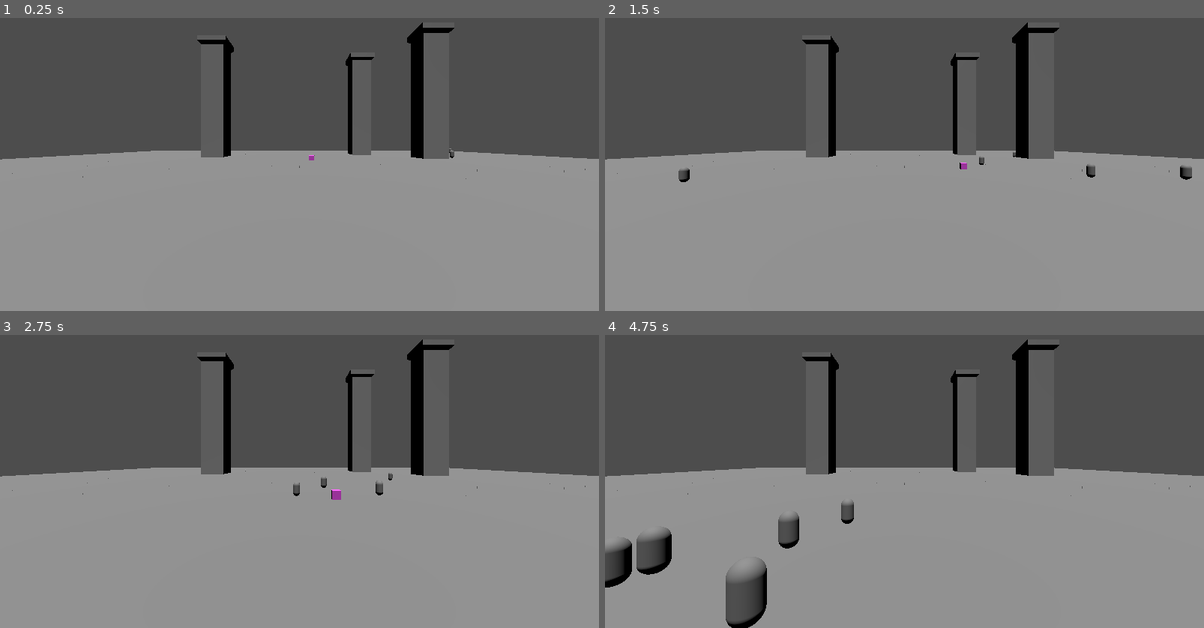
Above: before the commit, frames 1-4 (two rows, left to right).
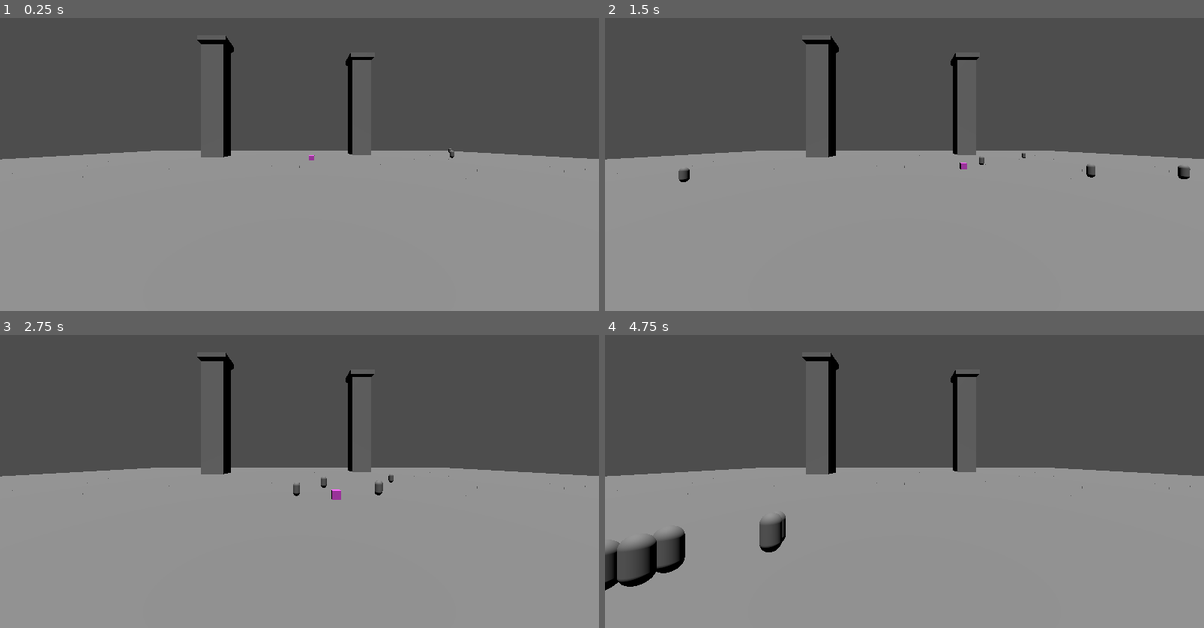
Above: after the commit, the same moments.

Repository: Tchetchouille/GMTK2024
Game: Godot game, scene res://scenes/JoelScene/JoelTestMain.tscn
Two runs of this game, one before a commit and one after it. Both use one fixed random seed, a clock stepped at 60 frames per second and the inputs below.
Inputs (mouse positions are in pixels of both pictures, inside the frame that each line leads up to):
- Up to frame 1 (0.25 s): no input
- Up to frame 2 (1.5 s): move the mouse to (1036, 126) at 0.52 s; hold D (move_right) 0.53-1.28 s; click (1036, 126) at 0.6 s; move the mouse to (784, 158) at 1.27 s; hold S (move_back) from 1.28 s (still down); click (784, 158) at 1.35 s
- Up to frame 3 (2.75 s): move the mouse to (359, 384) at 2.02 s; release S (move_back) at 2.03 s; hold D (move_right) from 2.03 s (still down); click (359, 384) at 2.1 s
- Up to frame 4 (4.75 s): move the mouse to (874, 528) at 2.77 s; release D (move_right) at 2.78 s; hold W (move_forward) 2.78-3.53 s; click (874, 528) at 2.85 s; move the mouse to (1084, 510) at 3.52 s; hold A (move_left) from 3.53 s (still down); click (1084, 510) at 3.6 s; move the mouse to (724, 408) at 4.27 s; click (724, 408) at 4.35 s

The runs differ from the first frame. In frame 1, 1.2% of the frame differs, in the area x 40-76%, y 1-49%; in frame 2, 1.2%; in frame 3, 1.2%; in frame 4, 4.7%, in the area x 0-76%, y 1-100%.

Commit message:
item model + scales

Diff:
--- a/resources/weapons/church.tres
+++ b/resources/weapons/church.tres
@@ -1,12 +1,12 @@
 [gd_resource type="Resource" script_class="WeaponResource" load_steps=3 format=3 uid="uid://bwg41iohtrfi3"]
 
-[ext_resource type="Script" path="res://scripts/weapon_resource.gd" id="1_ra8ig"]
-[ext_resource type="PackedScene" uid="uid://bvnjotreh65bq" path="res://scenes/weapons/prop_church.tscn" id="1_rvc82"]
+[ext_resource type="PackedScene" uid="uid://bvnjotreh65bq" path="res://scenes/weapons/prop_church.tscn" id="1_dbnc8"]
+[ext_resource type="Script" path="res://scripts/weapon_resource.gd" id="2_r5orx"]
 
 [resource]
-script = ExtResource("1_ra8ig")
+script = ExtResource("2_r5orx")
 name = "Church"
-scale = 20.0
-model = ExtResource("1_rvc82")
+scale = 60.0
+model = ExtResource("1_dbnc8")
 max_occurrences = 4
-radius = 10.0
+radius = 15.0
--- a/resources/weapons/needle.tres
+++ b/resources/weapons/needle.tres
@@ -1,12 +1,14 @@
-[gd_resource type="Resource" script_class="WeaponResource" load_steps=3 format=3 uid="uid://dcgc6l10oi7wc"]
+[gd_resource type="Resource" script_class="WeaponResource" load_steps=4 format=3 uid="uid://dcgc6l10oi7wc"]
 
 [ext_resource type="PackedScene" uid="uid://ccljqpgs6rvmu" path="res://scenes/weapons/prop_needle.tscn" id="1_a4b5y"]
+[ext_resource type="PackedScene" uid="uid://uuu882s2c7e6" path="res://scenes/weapons/item_needle.tscn" id="1_mkilx"]
 [ext_resource type="Script" path="res://scripts/weapon_resource.gd" id="2_wd1r1"]
 
 [resource]
 script = ExtResource("2_wd1r1")
 name = "Needle"
-scale = 0.01
+scale = 0.05
 model = ExtResource("1_a4b5y")
+item_model = ExtResource("1_mkilx")
 max_occurrences = 10
-radius = 1.0
+radius = 0.5
--- a/resources/weapons/sword.tres
+++ b/resources/weapons/sword.tres
@@ -6,7 +6,7 @@
 [resource]
 script = ExtResource("2_hedo3")
 name = "Sword"
-scale = 1.0
+scale = 0.7
 model = ExtResource("1_tu7ce")
 max_occurrences = 50
 radius = 1.0
--- a/scripts/weapon_resource.gd
+++ b/scripts/weapon_resource.gd
@@ -5,16 +5,18 @@
 @export var name: String
 @export var scale: float
 @export var model: PackedScene
+@export var item_model: PackedScene
 @export var max_occurrences: int
 @export var radius: float
 
 # Make sure that every parameter has a default value.
 # Otherwise, there will be problems with creating and editing
 # your resource via the inspector.
-func _init(p_model=null, p_name="Default", p_scale = 0, p_max_occurrences=1, p_radius=1):
+func _init(p_name="Default", p_scale = 0, p_model=null, p_item_model=null, p_max_occurrences=1, p_radius=1):
 	name = p_name
 	scale = p_scale
 	model = p_model
+	item_model = p_item_model
 	max_occurrences = p_max_occurrences
 	radius = p_radius
 
